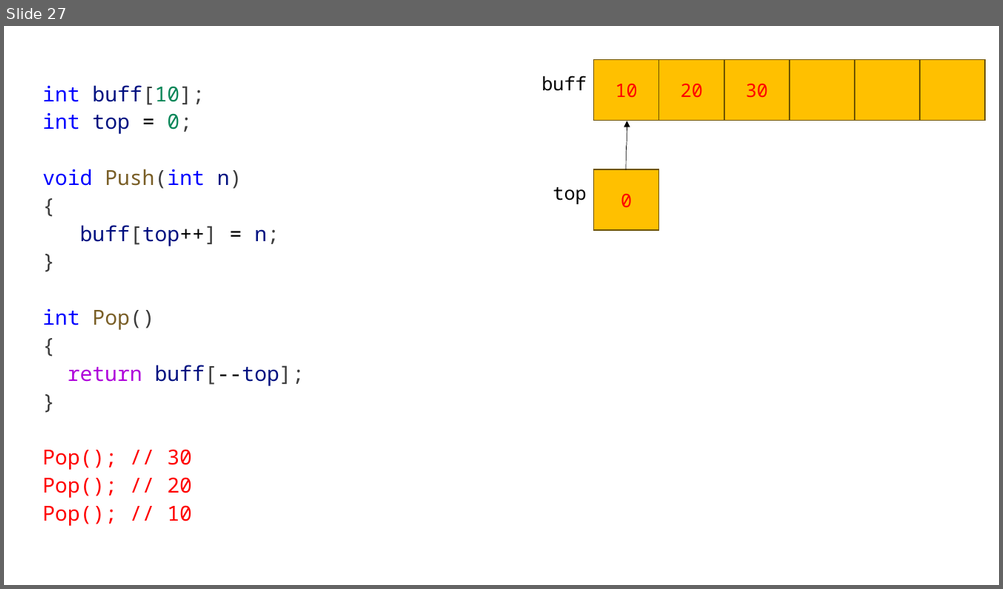
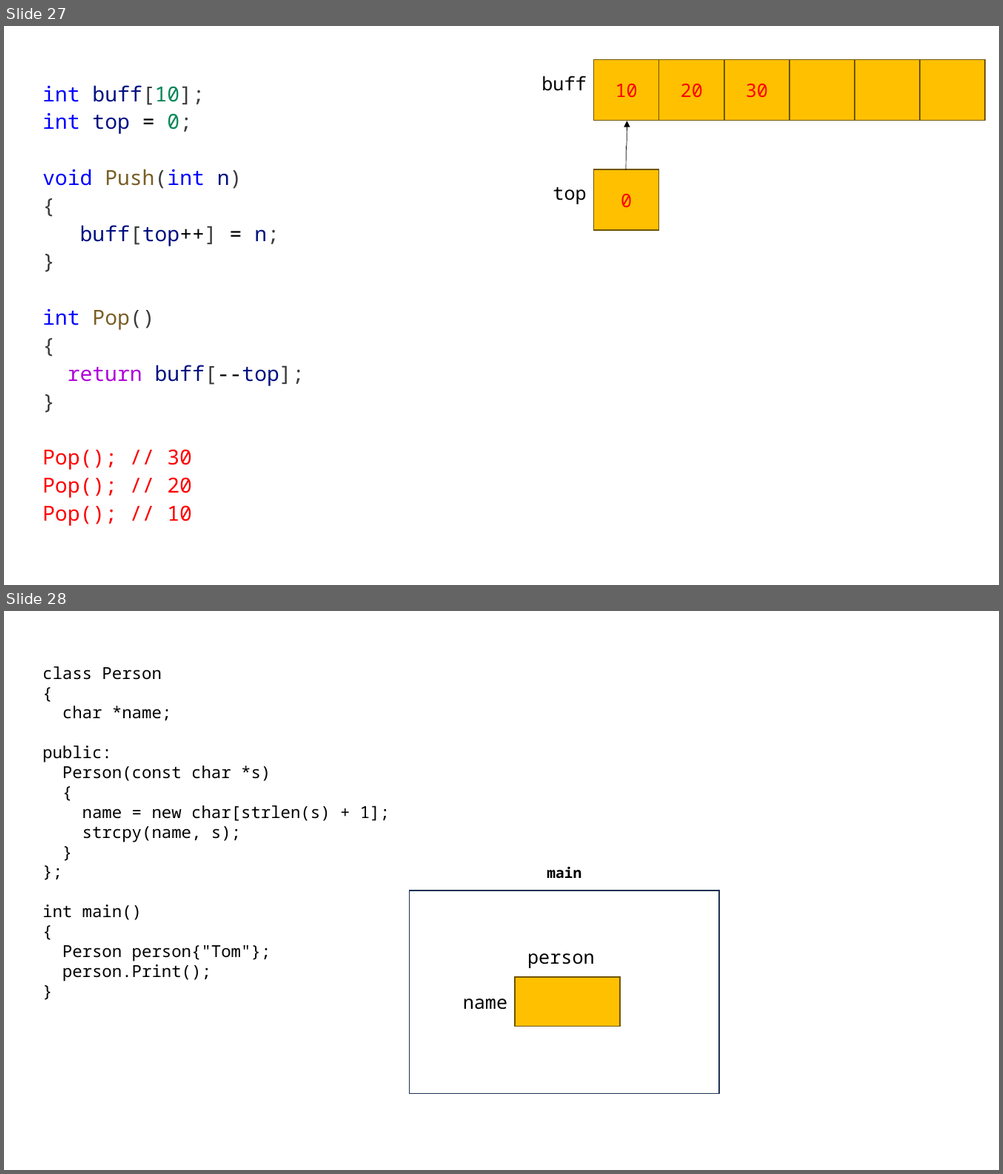
Before and after one commit to yoondev-classroom/cpp_250512, a slide deck: cpp_250512.pptx. Shown one above the other, each under a label of ours: slide 27 before the commit, slides 27 and 28 after it. The pictures are 1003x589 and 1003x1174 pixels, drawn with LibreOffice and Linux fonts; fonts in the diff are those of the drawing. Boxes give left, top, right and bottom in pixels: in the first picture for what was removed or moved away, otherwise in the second. Text is boxed around its words. In the diff, an @@ line names an element or a change of style, - is before the commit and + after.

```diff
--- a/cpp_250512.pptx
+++ b/cpp_250512.pptx
@@ slide 28 added at [4,611,999,1170], background #FFFFFF @@
@@ text added at [42,667,390,981], 16 pt, text #000000 @@
+class Person
+{
+char *name;
+public:
+Person(const char *s)
+{
+name = new char[strlen(s) + 1];
+strcpy(name, s);
+}
+};
+int main()
+{
+Person person{"Tom"};
+person.Print();
+}
@@ text added at [546,867,581,879], 14 pt, text #000000, bold @@
+main
@@ rectangle added at [409,891,719,1093], fill #FFFFFF, outline #1E3256 1 pt, 18 pt, text #FFFFFF @@
+0x16ce92c2c
@@ text added at [527,954,595,968], 18 pt, text #000000 @@
+person
@@ rectangle added at [515,977,620,1027], fill #FFC000, outline #705400 1 pt @@
@@ text added at [463,999,507,1010], 18 pt, text #000000 @@
+name
```
Also in this commit, not shown: 1 other slide added, 1 slide removed, 1 other file.
